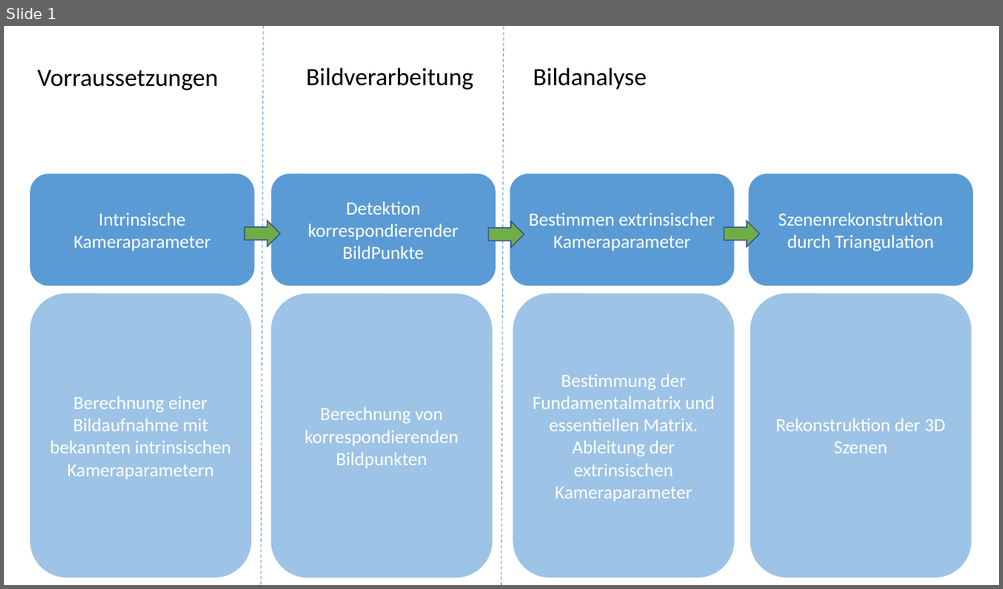
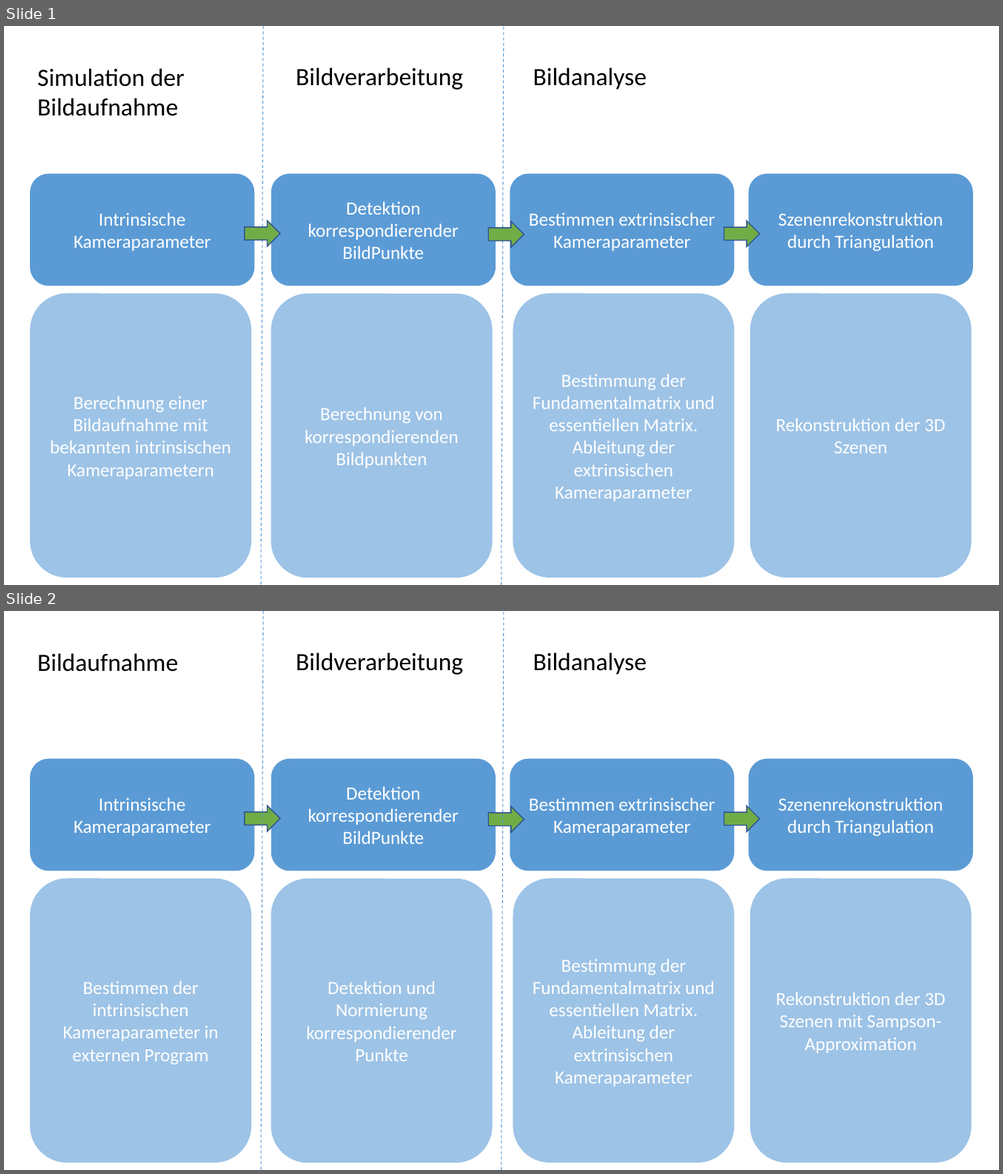
Before and after one commit to anjak610/MasterDuCC, a slide deck: Thesis/ThesisArbeit_V9/images/NEU_Virtuel_Arbeitsprozess.pptx. Shown one above the other, each under a label of ours: slide 1 before the commit, slides 1 and 2 after it. The pictures are 1003x589 and 1003x1174 pixels, drawn with LibreOffice and Linux fonts; fonts in the diff are those of the drawing. Boxes give left, top, right and bottom in pixels: in the first picture for what was removed or moved away, otherwise in the second. Text is boxed around its words. In the diff, an @@ line names an element or a change of style, - is before the commit and + after.

```diff
--- a/Thesis/ThesisArbeit_V9/images/NEU_Virtuel_Arbeitsprozess.pptx
+++ b/Thesis/ThesisArbeit_V9/images/NEU_Virtuel_Arbeitsprozess.pptx
@@ slide 2 added at (4, 611, 999, 1170), background #FFFFFF @@
@@ line added from (263, 611) to (261, 1170), #5B9BD5 0.75 pt dashed @@
@@ line added from (504, 612) to (501, 1170), #5B9BD5 0.75 pt dashed @@
@@ text added at (37, 653, 178, 672), 24 pt, text #000000 @@
+Bildaufnahme
@@ text added at (296, 652, 463, 675), 24 pt, text #000000 @@
+Bildverarbeitung
@@ text added at (533, 652, 647, 675), 24 pt, text #000000 @@
+Bildanalyse
@@ rounded rectangle added at (30, 759, 255, 871), fill #5B9BD5, 18 pt, text #FFFFFF @@
+Intrinsische Kameraparameter
@@ rounded rectangle added at (271, 759, 495, 871), fill #5B9BD5, 18 pt, text #FFFFFF @@
+Detektion korrespondierender BildPunkte
@@ rounded rectangle added at (510, 759, 734, 871), fill #5B9BD5, 18 pt, text #FFFFFF @@
+Bestimmen extrinsischer Kameraparameter
@@ rounded rectangle added at (748, 759, 973, 871), fill #5B9BD5, 18 pt, text #FFFFFF @@
+Szenenrekonstruktion durch Triangulation
@@ right arrow added at (244, 806, 280, 832), fill #70AD47, outline #325491 1 pt @@
@@ right arrow added at (488, 806, 524, 832), fill #70AD47, outline #325491 1 pt @@
@@ right arrow added at (724, 806, 760, 832), fill #70AD47, outline #325491 1 pt @@
@@ rounded rectangle added at (30, 879, 252, 1163), fill #9DC3E6, 18 pt, text #FFFFFF @@
+Bestimmen der intrinsischen Kameraparameter in externen Program
@@ rounded rectangle added at (271, 879, 492, 1163), fill #9DC3E6, 18 pt, text #FFFFFF @@
+Detektion und Normierung korrespondierender Punkte
@@ rounded rectangle added at (513, 879, 734, 1163), fill #9DC3E6, 18 pt, text #FFFFFF @@
+Bestimmung der Fundamentalmatrix und essentiellen Matrix. Ableitung der extrinsischen Kameraparameter
@@ rounded rectangle added at (750, 879, 972, 1163), fill #9DC3E6, 18 pt, text #FFFFFF @@
+Rekonstruktion der 3D Szenen mit Sampson-Approximation
@@ slide 1 changed as well @@
@@ text at (37, 68, 185, 116): text changed @@
-Vorraussetzungen
+Simulation der Bildaufnahme
@@ text "Bildverarbeitung": place and size @@
-text "Bildverarbeitung" at (306, 67, 473, 90)
+text "Bildverarbeitung" at (296, 67, 463, 90)
```
Also in this commit, not shown: 17 other files.
